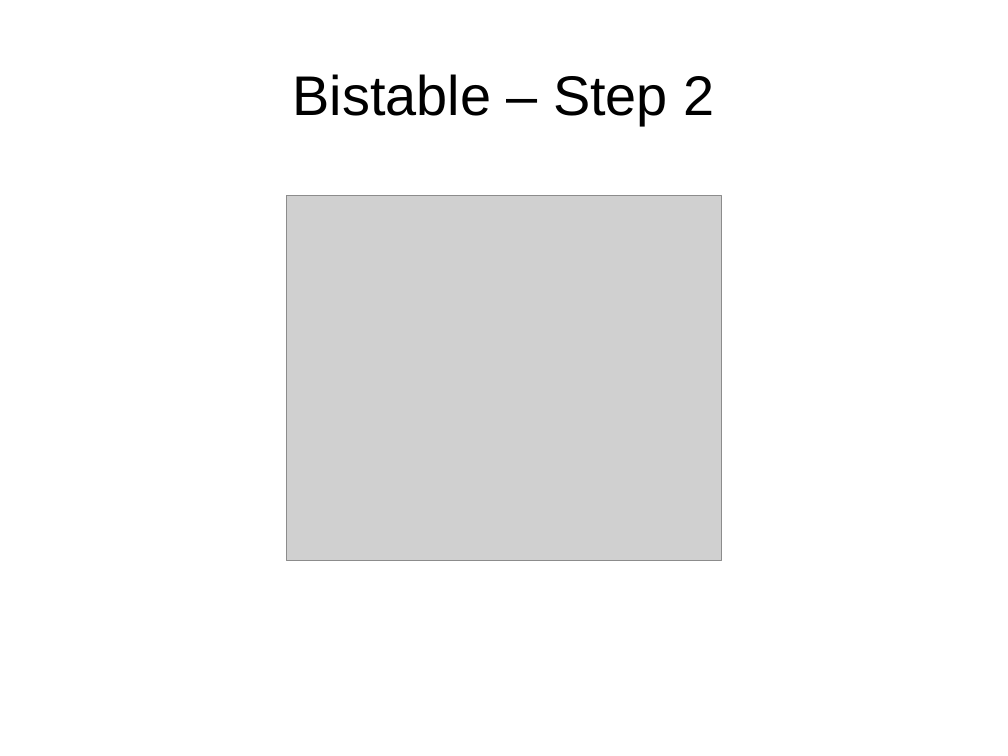
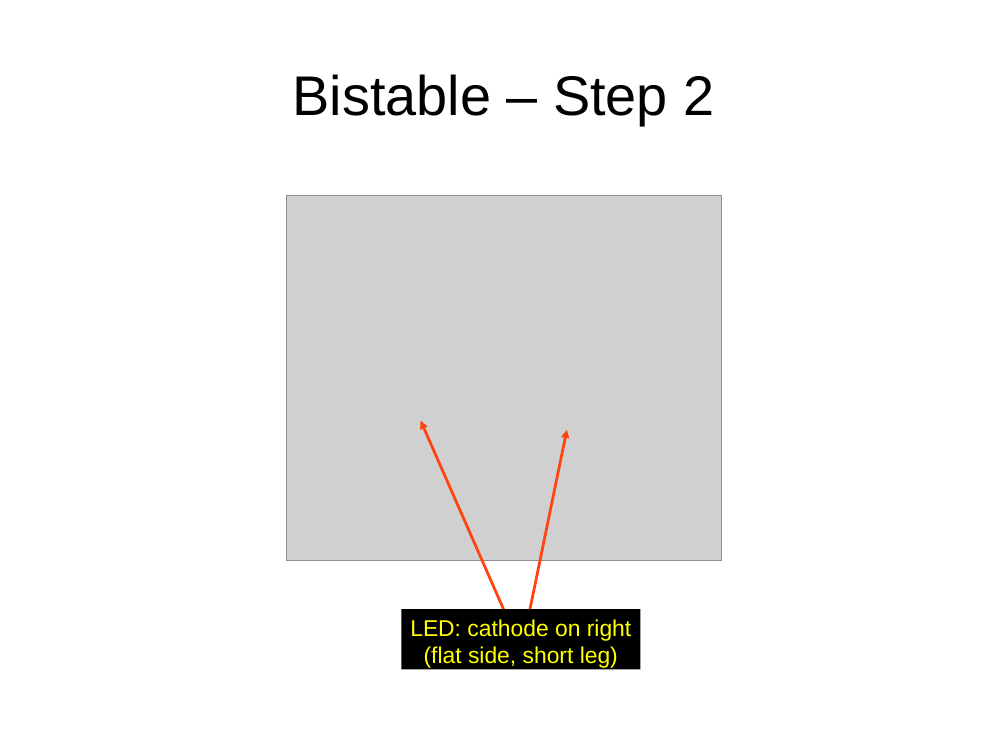
Before and after one commit to swarren/presentations, a slide deck: slide 35 of lcs-multivibrators/lcs-multivibrators.odp (slide 18 before the commit). Drawn at 1008x756 pixels with LibreOffice and Linux fonts; fonts in the diff are those of the drawing; grey boxes stand for pictures; background and template pictures are left out. Boxes give left, top, right and bottom in pixels: in the first picture for what was removed or moved away, otherwise in the second. Text is boxed around its words. In the diff, an @@ line names an element or a change of style, - is before the commit and + after.

```diff
--- a/lcs-multivibrators/lcs-multivibrators.odp
+++ b/lcs-multivibrators/lcs-multivibrators.odp
@@ arrow added from (521, 649) to (421, 421), #FF420E 2.15 pt @@
@@ arrow added from (522, 650) to (567, 430), #FF420E 2.15 pt @@
@@ rectangle added at (402,609,641,670), fill #000000, 18 pt, text #FFFF00 @@
+LED: cathode on right
+(flat side, short leg)
```
Also in this commit, not shown: 8 other slides changed, 28 slides added, 11 slides removed, 3 other files.
